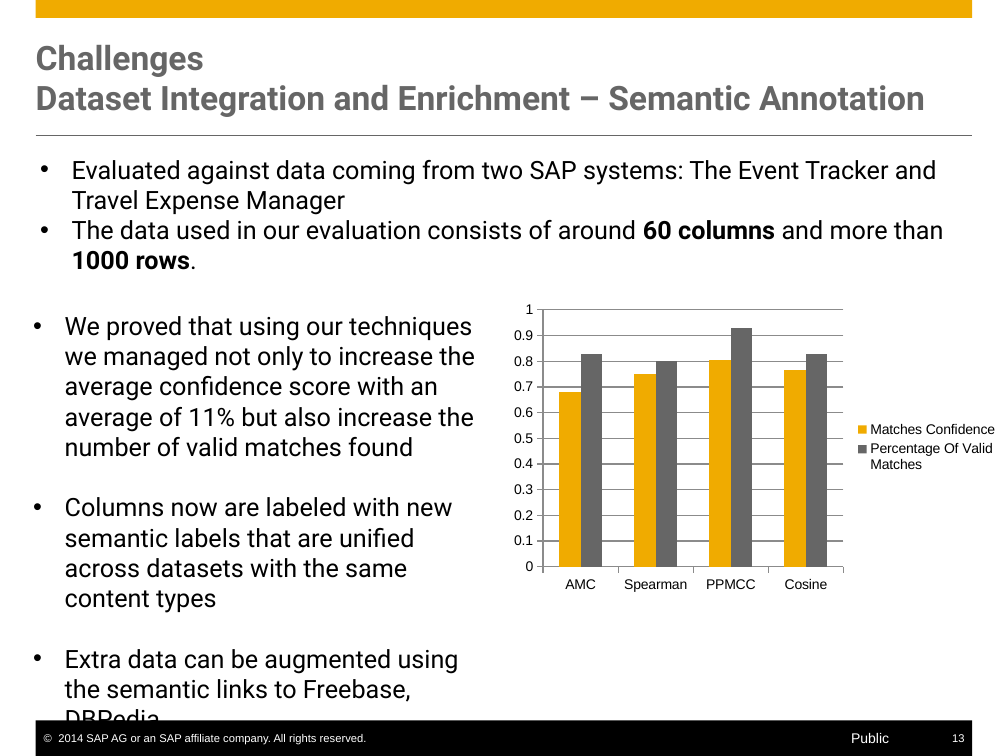
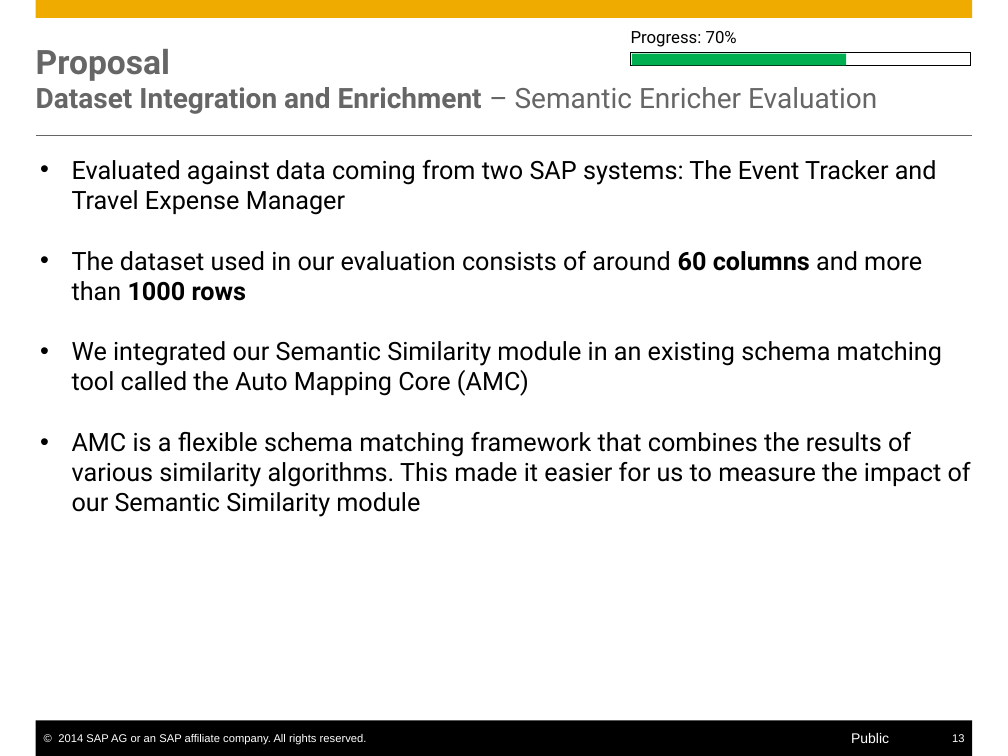
Before and after one commit to S-c-H-i-Z-o/PhD, a slide deck: slide 13 of Progress Reports CIFRE & Workplans/PhD Interim Report/presentation/Self-Service Data Provisioning through Semantic Enrichment of Data.pptx. Drawn at 1008x756 pixels with LibreOffice and Linux fonts; fonts in the diff are those of the drawing. Boxes give left, top, right and bottom in pixels: in the first picture for what was removed or moved away, otherwise in the second. Text is boxed around its words. In the diff, an @@ line names an element or a change of style, - is before the commit and + after.

```diff
--- a/Progress Reports CIFRE & Workplans/PhD Interim Report/presentation/Self-Service Data Provisioning through Semantic Enrichment of Data.pptx
+++ b/Progress Reports CIFRE & Workplans/PhD Interim Report/presentation/Self-Service Data Provisioning through Semantic Enrichment of Data.pptx
@@ title at [36,49,877,114]: text changed; size 24 to 20 pt @@
-Challenges
-Dataset Integration and Enrichment – Semantic Annotation
+Proposal
+Dataset Integration and Enrichment – Semantic Enricher Evaluation
@@ rectangle added at [631,52,971,66], fill #FFFFFF, outline #000000 0.5 pt @@
@@ text added at [631,31,737,47], 12 pt, text #000000 @@
+Progress: 70%
@@ rectangle added at [632,53,847,66], fill #00B050 @@
@@ text at [72,251,971,517]: text changed @@
-• The data used in our evaluation consists of around 60 columns and more than 1000 rows.
+• The dataset used in our evaluation consists of around 60 columns and more than 1000 rows
+• We integrated our Semantic Similarity module in an existing schema matching tool called the Auto Mapping Core (AMC)
+• AMC is a flexible schema matching framework that combines the results of various similarity algorithms. This made it easier for us to measure the impact of our Semantic Similarity module
@@ column chart removed at [504,296,1008,599] @@
-categories: AMC, Spearman, PPMCC, Cosine
-Matches Confidence: 0.68, 0.75, 0.8, 0.77
-Percentage Of Valid Matches: 0.83, 0.8, 0.93, 0.83
@@ text removed at [65,316,474,674] @@
-• We proved that using our techniques we managed not only to increase the average confidence score with an average of 11% but also increase the number of valid matches found
-• Columns now are labeled with new semantic labels that are unified across datasets with the same content types
-• Extra data can be augmented using the semantic links to Freebase, DBPedia …
```
Also in this commit, not shown: 16 other slides changed, 17 slides added, 3 slides removed, 23 other files.
